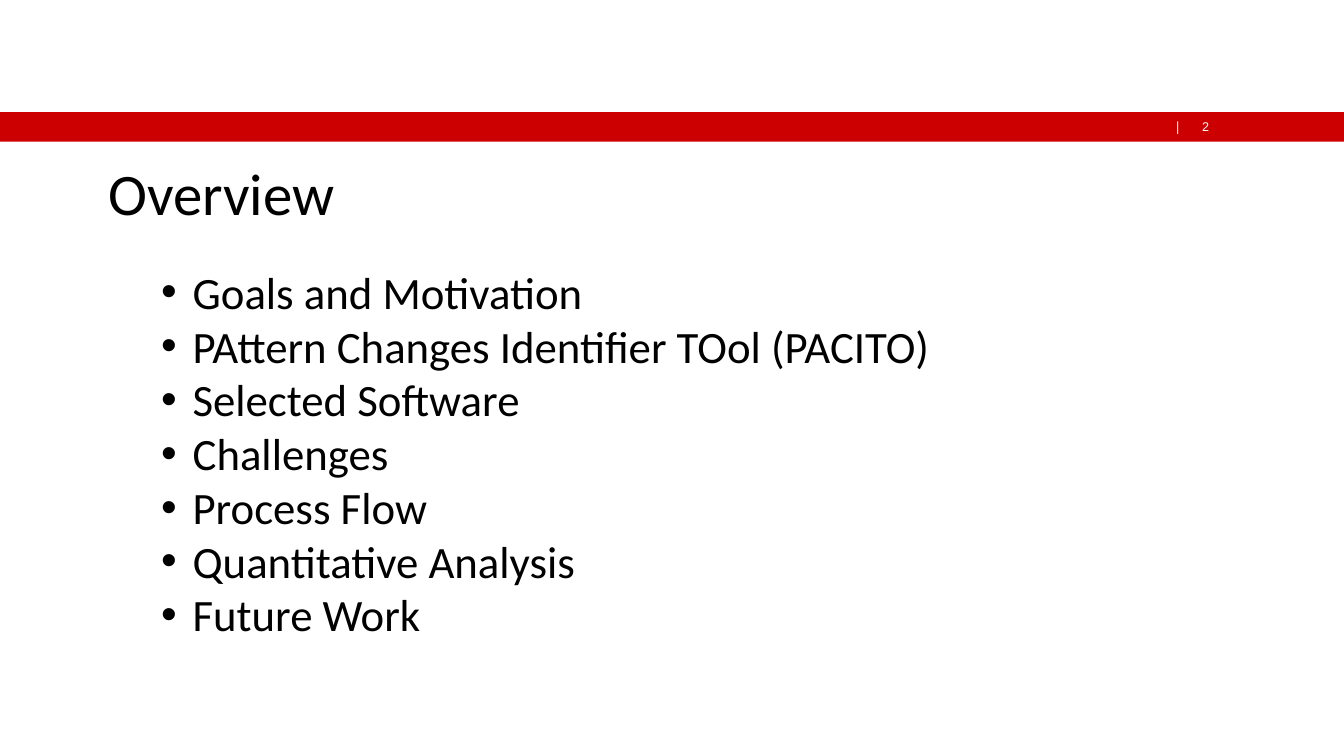
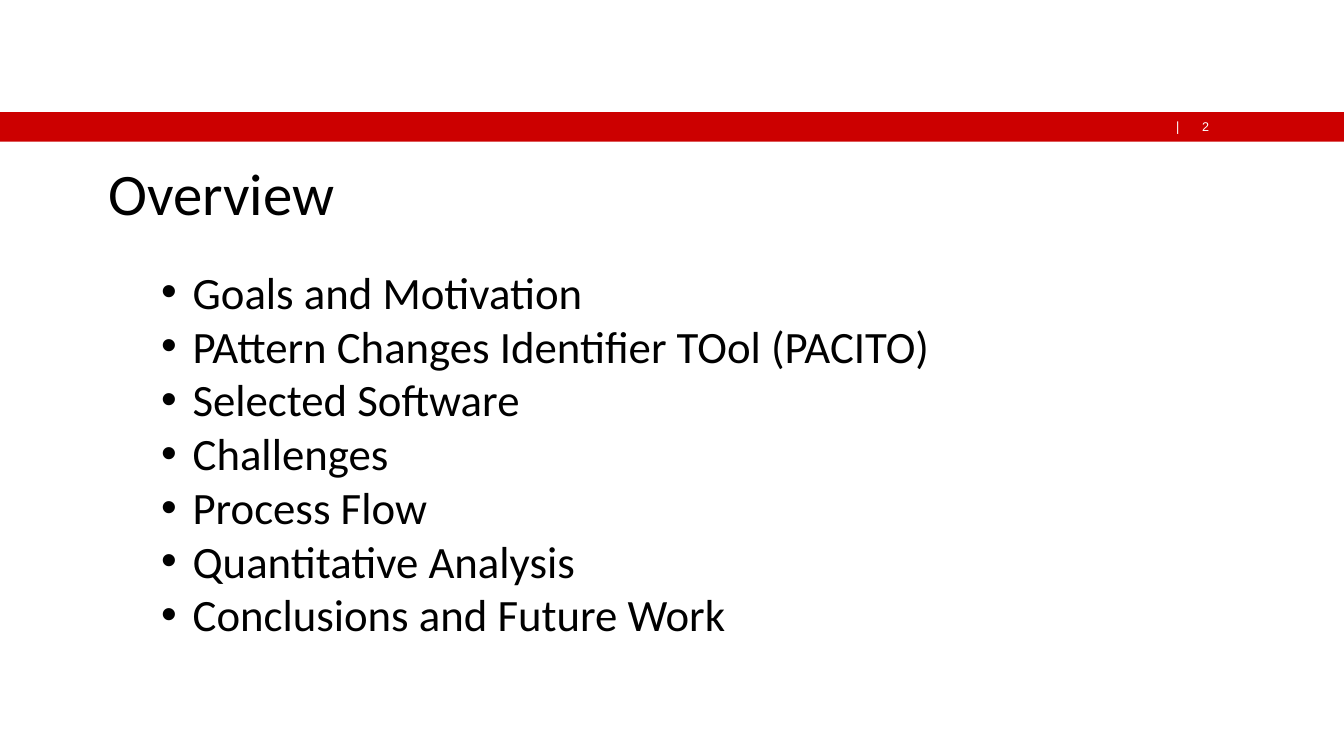
Before and after one commit to FWest98/CS-Software_Maintenance_Evolution-Pacito, a slide deck: slide 2 of Documentation/PACITO_Presentation.pptx. Drawn at 1344x756 pixels with LibreOffice and Linux fonts; fonts in the diff are those of the drawing; background and template pictures are left out. Boxes give left, top, right and bottom in pixels: in the first picture for what was removed or moved away, otherwise in the second. Text is boxed around its words. In the diff, an @@ line names an element or a change of style, - is before the commit and + after.

```diff
--- a/Documentation/PACITO_Presentation.pptx
+++ b/Documentation/PACITO_Presentation.pptx
@@ text at <box>193,600,726,632</box>: text changed @@
-      • Future Work
+      • Conclusions and Future Work
```
Also in this commit, not shown: 3 other slides changed, 3 other files.
